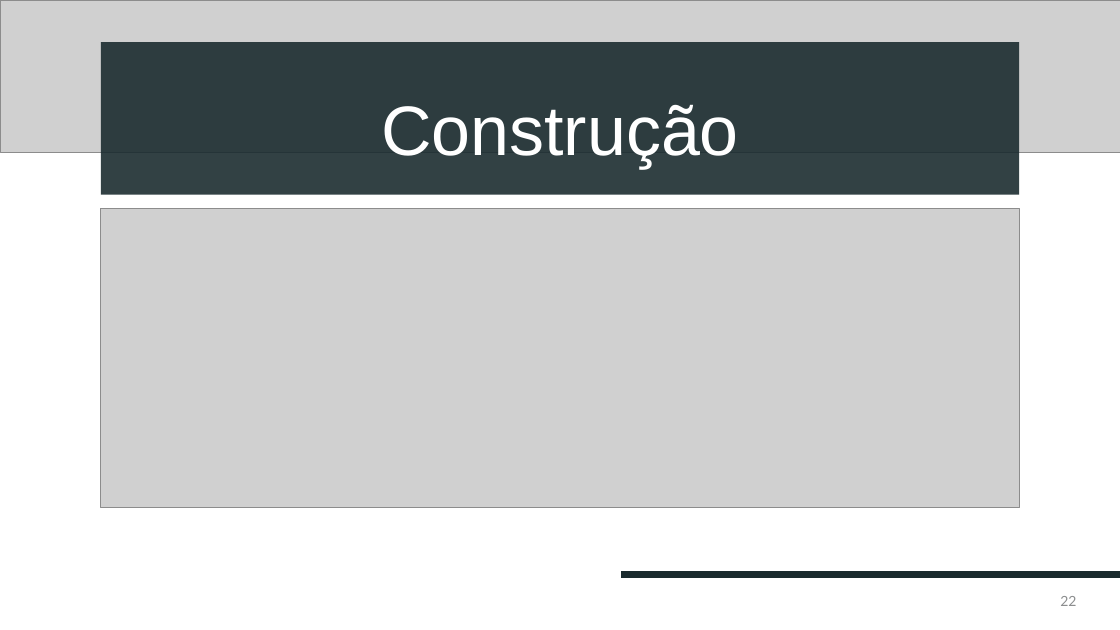
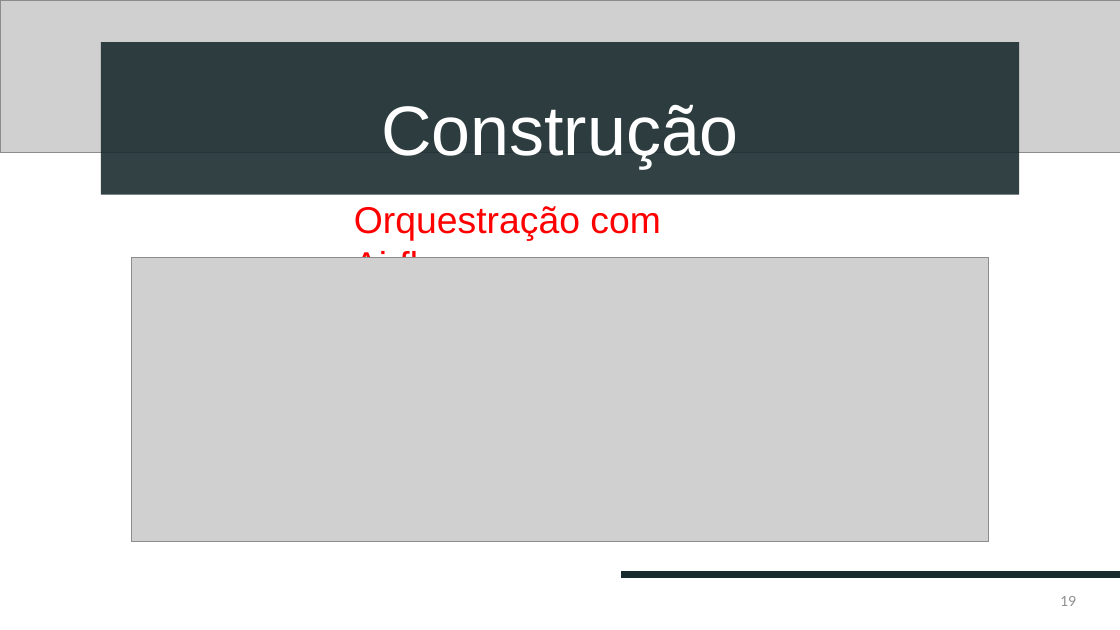
Before and after one commit to devbiadlima/pdd-analytics-etl, a slide deck: slide 19 of apresentacao/Apresentação.pptx (slide 22 before the commit). Drawn at 1120x630 pixels with LibreOffice and Linux fonts; fonts in the diff are those of the drawing; grey boxes stand for pictures. Boxes give left, top, right and bottom in pixels: in the first picture for what was removed or moved away, otherwise in the second. Text is boxed around its words. In the diff, an @@ line names an element or a change of style, - is before the commit and + after.

```diff
--- a/apresentacao/Apresentação.pptx
+++ b/apresentacao/Apresentação.pptx
@@ text added at (354, 206, 661, 258), 32 pt, text #FF0000 @@
+Orquestração com Airflow
@@ picture: place and size @@
-picture at (101, 208, 1019, 507)
+picture at (131, 257, 989, 542)
@@ page number at (1060, 596, 1076, 606): text changed @@
-22
+19
```
Also in this commit, not shown: 5 other slides changed, 3 slides added, 2 slides removed.
